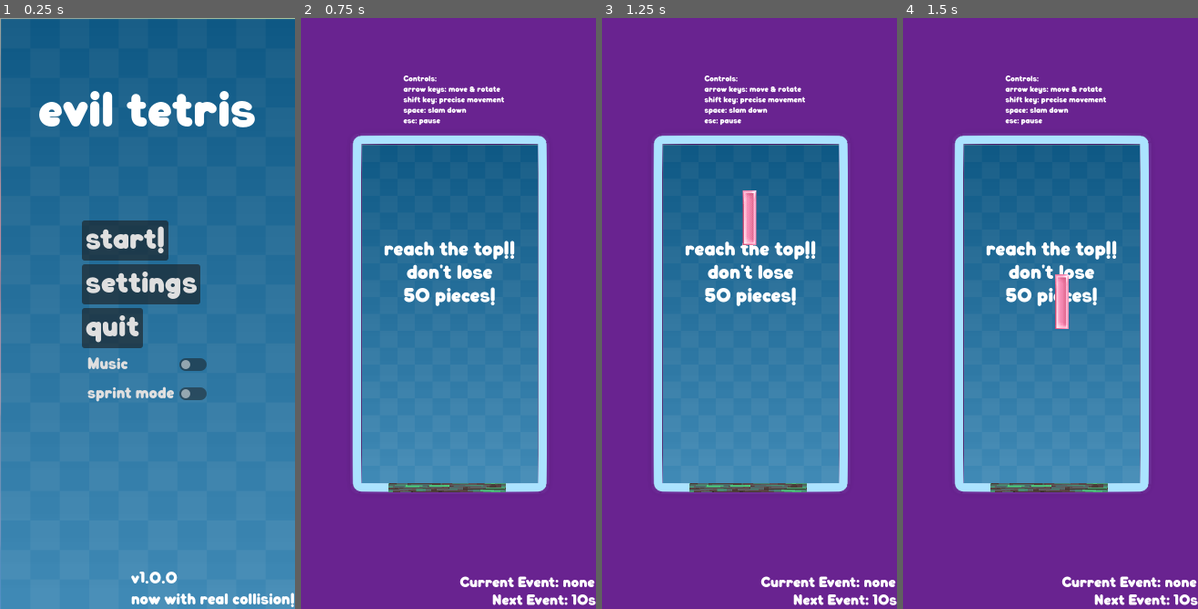
Above: before the commit, frames 1-4 (left to right).
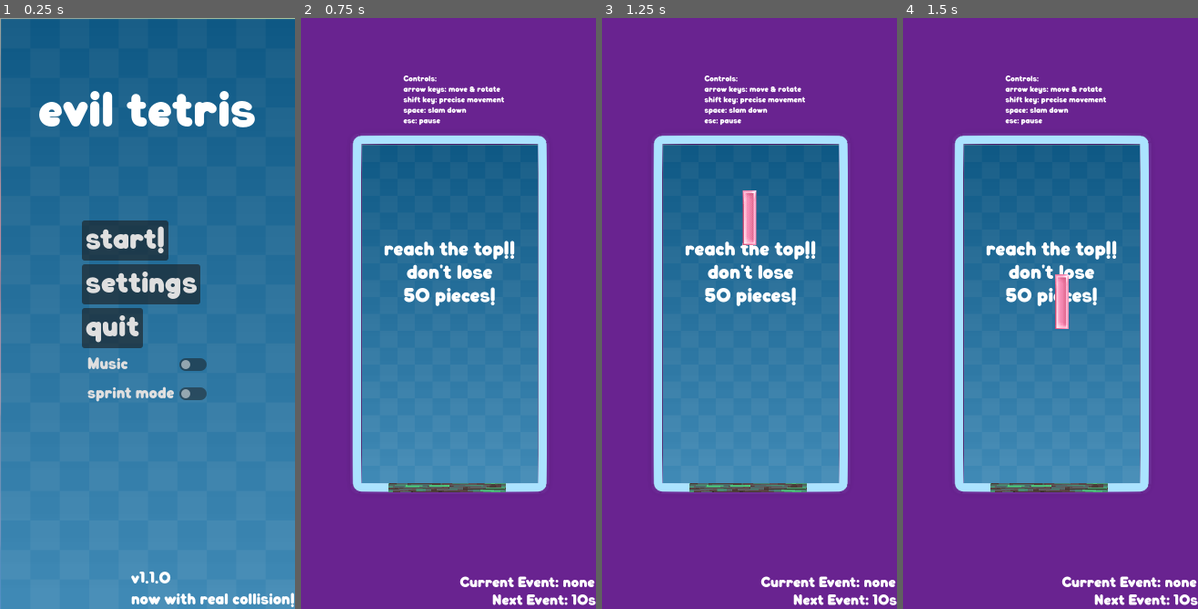
Above: after the commit, the same moments.

Repository: lpuv/evil-tetris
Game: Godot game, scene res://scenes/start_ui.tscn
Same seed, same stepped clock (60 frames per second), same inputs: the game is played once before the commit and once after it. Sound files missing from this copy of the repository are replaced by a short silence.
Inputs:
- Up to frame 1 (0.25 s): no input
- Up to frame 2 (0.75 s): click "start!" at 0.5 s
- Up to frame 3 (1.25 s): no input
- Up to frame 4 (1.5 s): hold Right (right) from 1.28 s (still down); tap Space (space) at 1.35 s

The runs differ from the first frame. In frame 1, 0.1% of the frame differs, in the area x 50-61%, y 93-96%; in frame 2, nothing differs; in frame 3, nothing differs; in frame 4, nothing differs.

Commit message:
v1.1.0: add restart +10 button

Diff:
--- a/project/scenes/main.tscn
+++ b/project/scenes/main.tscn
@@ -395,13 +395,27 @@
 position = Vector2(162, 382)
 shape = SubResource("RectangleShape2D_6auue")
 
+[node name="gameoverrestartadd" type="Button" parent="."]
+process_mode = 3
+visible = false
+z_index = 10
+offset_left = -174.0
+offset_top = 22.0
+offset_right = 173.0
+offset_bottom = 136.0
+theme_override_fonts/font = ExtResource("8_wxjoi")
+theme_override_font_sizes/font_size = 45
+text = "RESTART
+(add 10 pieces)"
+
 [node name="gameoverrestart" type="Button" parent="."]
 process_mode = 3
 visible = false
-offset_left = -116.0
-offset_top = 53.0
-offset_right = 119.0
-offset_bottom = 120.0
+z_index = 10
+offset_left = -117.0
+offset_top = 166.0
+offset_right = 118.0
+offset_bottom = 233.0
 theme_override_fonts/font = ExtResource("8_wxjoi")
 theme_override_font_sizes/font_size = 50
 text = "RESTART"
@@ -413,4 +427,5 @@
 [connection signal="timeout" from="OneSecTimer" to="." method="_on_one_sec_timer_timeout"]
 [connection signal="timeout" from="EventTimer" to="." method="_on_event_timer_timeout"]
 [connection signal="body_entered" from="yieldcontrol" to="." method="_on_yieldcontrol_body_entered"]
+[connection signal="pressed" from="gameoverrestartadd" to="." method="_on_gameoverrestartadd_pressed"]
 [connection signal="pressed" from="gameoverrestart" to="." method="_on_gameoverrestart_pressed"]
--- a/project/scenes/start_ui.tscn
+++ b/project/scenes/start_ui.tscn
@@ -92,7 +92,7 @@
 grow_horizontal = 0
 grow_vertical = 0
 theme_override_fonts/font = ExtResource("2_yxax6")
-text = "v1.0.0
+text = "v1.1.0
 now with real collision!"
 
 [connection signal="pressed" from="MarginContainer/VBoxContainer/Start" to="." method="_on_start_pressed"]
--- a/project/scripts/main.gd
+++ b/project/scripts/main.gd
@@ -116,6 +116,7 @@
 		# Play a random song
 		play_random_song()
 
+	Shared.is_dead = false
 
 func _on_audio_finished():
 	is_rickroll = false
@@ -178,6 +179,8 @@
 			if num_fell >= pieces_to_lose:
 				$gameover.visible = true
 				$gameoverrestart.visible = true
+				$gameoverrestartadd.visible = true
+				Shared.is_dead = true
 				get_tree().paused = true
 			num_fell += 1
 			$pieceslost.text = "pieces lost: " + str(num_fell)
@@ -333,3 +336,13 @@
 	get_tree().current_scene.prepare_restart()
 	get_tree().paused = false
 	get_tree().reload_current_scene()
+
+
+func _on_gameoverrestartadd_pressed() -> void:
+	if Shared.sprint_mode:
+		Shared.PIECES_TO_LOSE_SPRINT += 10
+	else:
+		Shared.PIECES_TO_LOSE += 10
+	get_tree().current_scene.prepare_restart()
+	get_tree().paused = false
+	get_tree().reload_current_scene()
--- a/project/scripts/pause_menu.gd
+++ b/project/scripts/pause_menu.gd
@@ -6,7 +6,8 @@
 
 
 func resume():
-	get_tree().paused = false
+	if not Shared.is_dead:
+		get_tree().paused = false
 	$AnimationPlayer.play_backwards("blur")
 	hide()
 
@@ -17,7 +18,7 @@
 
 func testEsc():
 	if Input.is_action_just_pressed("escape"):
-		if get_tree().paused:
+		if get_tree().paused and not Shared.is_dead:
 			resume()
 		else:
 			pause()
--- a/project/scripts/shared.gd
+++ b/project/scripts/shared.gd
@@ -2,8 +2,8 @@
 
 var CELL_SIZE = 50 # or whatever
 
-const PIECES_TO_LOSE = 50
-const PIECES_TO_LOSE_SPRINT = 20
+var PIECES_TO_LOSE = 50
+var PIECES_TO_LOSE_SPRINT = 20
 
 func position_snapped(pos: Vector2):
 	return (pos / CELL_SIZE).floor() * CELL_SIZE
@@ -30,6 +30,8 @@
 var do_music = false
 var sprint_mode = false
 
+
+var is_dead = false
 
 var audio_files = [
 	"8bit.mp3", "abberall.mp3", "brass.mp3", "chiptune.mp3",
@@ -59,5 +61,5 @@
 	"tiny": 10,
 	"magnetic": 10,
 	"frictionless": 10,
-	"goodbyepiece": 100,
+	"goodbyepiece": 10,
 }
